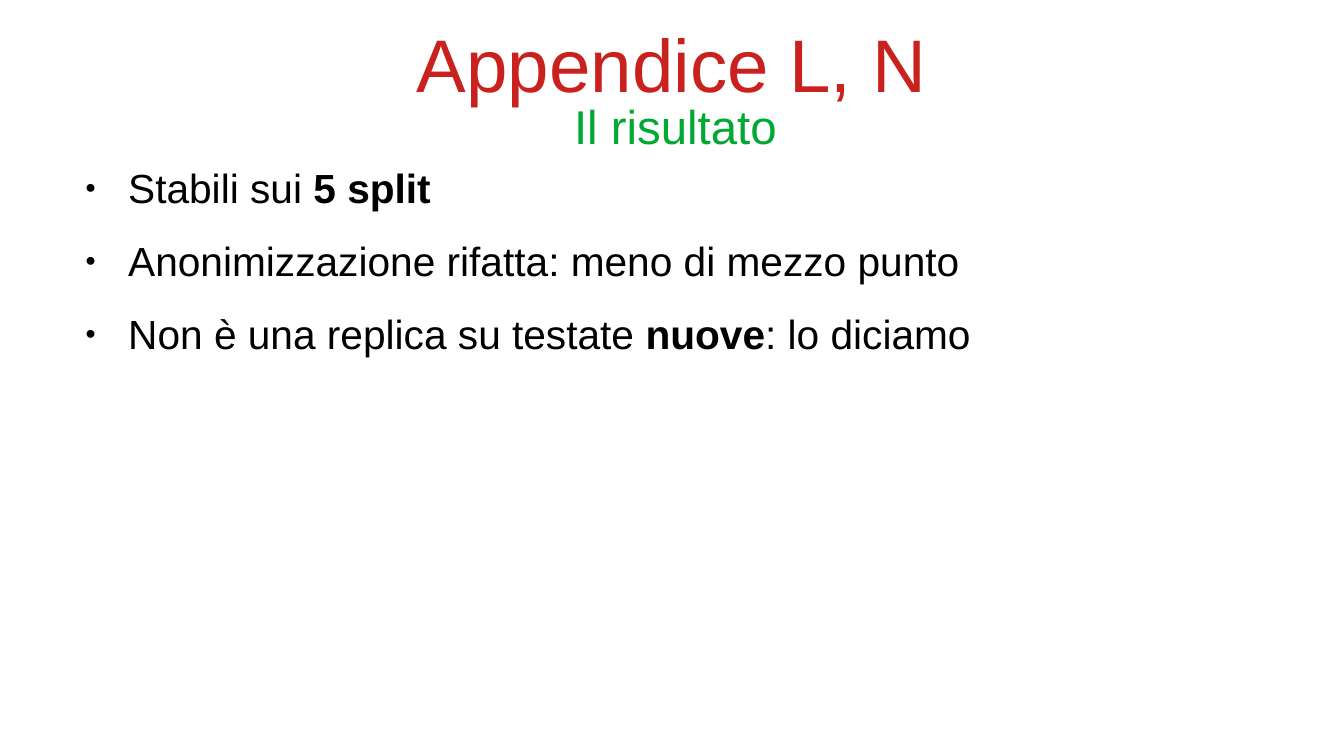
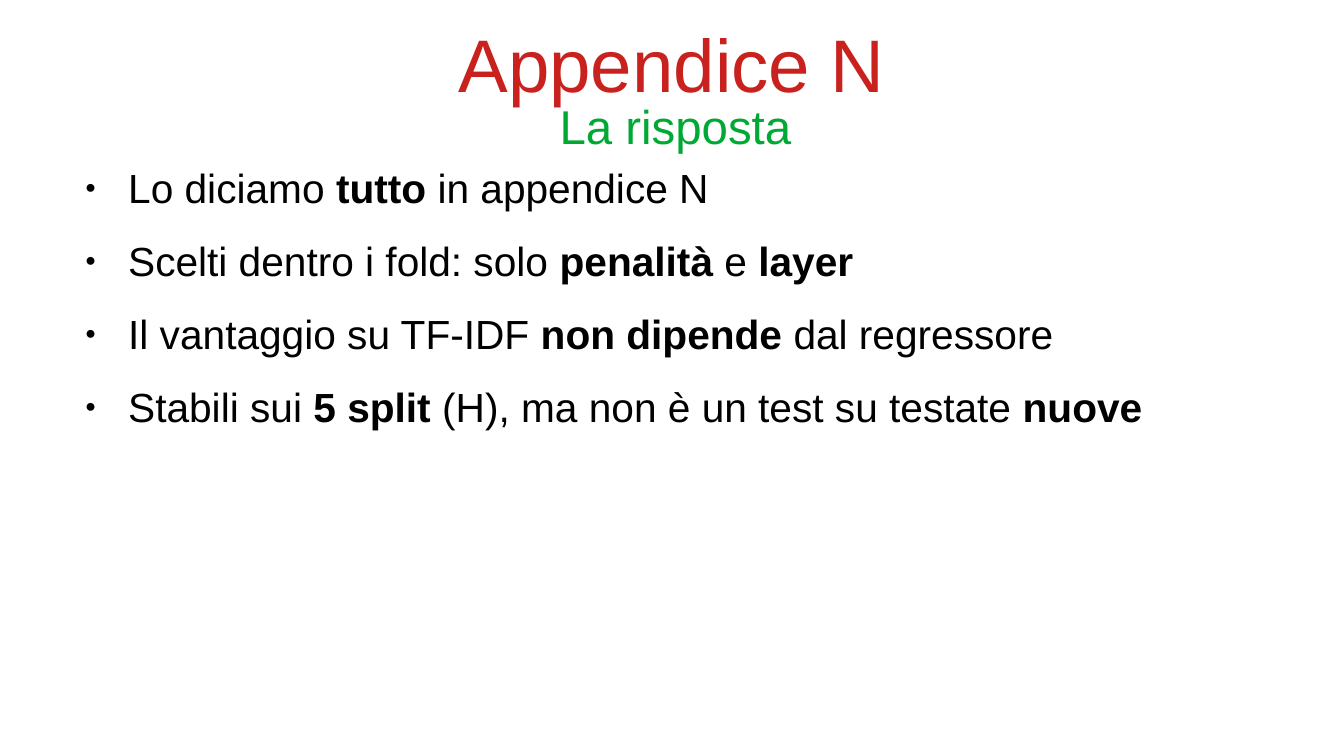
Before and after one commit to bianchi-john/PublisherClassification, a slide deck: slide 83 of Presentazioni/Paper rivista/PaperRivista.odp (slide 73 before the commit). Drawn at 1344x756 pixels with LibreOffice and Linux fonts; fonts in the diff are those of the drawing. Boxes give left, top, right and bottom in pixels: in the first picture for what was removed or moved away, otherwise in the second. Text is boxed around its words. In the diff, an @@ line names an element or a change of style, - is before the commit and + after.

```diff
--- a/Presentazioni/Paper rivista/PaperRivista.odp
+++ b/Presentazioni/Paper rivista/PaperRivista.odp
@@ title at box(458, 38, 885, 106): text changed @@
-Appendice L, N
+Appendice N
@@ title at box(560, 107, 791, 154): text changed @@
-Il risultato
+La risposta
@@ text at box(128, 173, 1143, 429): text changed @@
-● Stabili sui 5 split
-● Anonimizzazione rifatta: meno di mezzo punto
-● Non è una replica su testate nuove: lo diciamo
+● Lo diciamo tutto in appendice N
+● Scelti dentro i fold: solo penalità e layer
+● Il vantaggio su TF-IDF non dipende dal regressore
+● Stabili sui 5 split (H), ma non è un test su testate nuove
```
Also in this commit, not shown: 10 other slides changed, 11 slides added, 5 slides removed, 36 other files.
